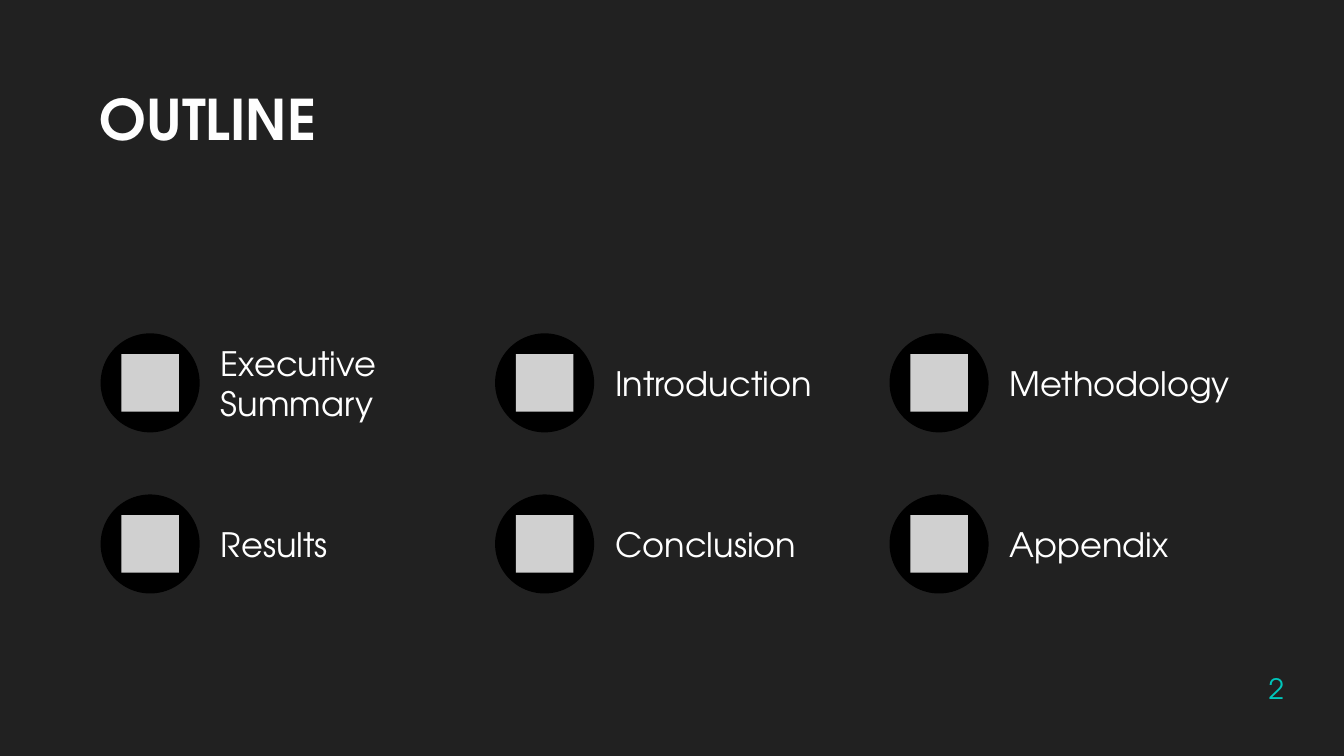
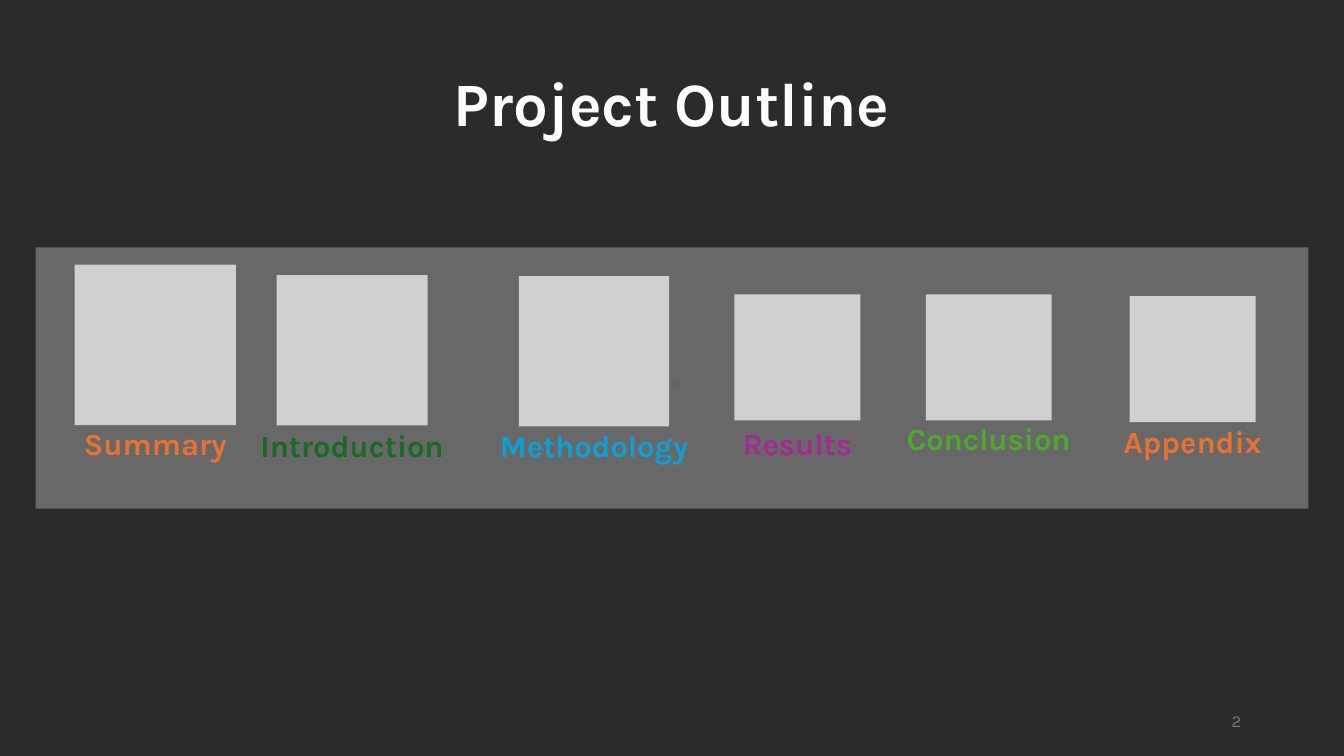
Before and after one commit to ObD-lance/data-science-capstone, a slide deck: slide 2 of LancePeterson-ds-capstone-slides.pptx. Drawn at 1344x756 pixels with LibreOffice and Linux fonts; fonts in the diff are those of the drawing; grey boxes stand for pictures; background and template pictures are left out; a plain dark background stands for a picture behind light text. Boxes give left, top, right and bottom in pixels: in the first picture for what was removed or moved away, otherwise in the second. Text is boxed around its words. In the diff, an @@ line names an element or a change of style, - is before the commit and + after.

```diff
--- a/LancePeterson-ds-capstone-slides.pptx
+++ b/LancePeterson-ds-capstone-slides.pptx
@@ background #212121 to picture (left out) @@
@@ title "Project Outline" at (x1=454, y1=82, x2=889, y2=141): vertical alignment bottom to middle @@
@@ title at (x1=454, y1=82, x2=889, y2=141): text changed; size 40 to 44 pt; font TeX Gyre Adventor to Karla; text colour #FEFEFE to #FFFFFF @@
-OUTLINE
+Project Outline
@@ group added at (x1=35, y1=247, x2=1309, y2=508): 6 pictures, 1 rectangle, 1 free @@
+Summary
@@ free "Introduction" resized from (x1=615, y1=371, x2=811, y2=397) to (x1=223, y1=426, x2=481, y2=469) @@
@@ free "Introduction" at (x1=223, y1=426, x2=481, y2=469): size 24 to 22 pt, font TeX Gyre Adventor to Karla, text colour #FFFFFF to #196B24, bold on; alignment left to centre; vertical alignment middle to top @@
@@ free "Methodology" resized from (x1=1010, y1=371, x2=1230, y2=404) to (x1=469, y1=426, x2=720, y2=469) @@
@@ free "Methodology" at (x1=469, y1=426, x2=720, y2=469): size 24 to 22 pt, font TeX Gyre Adventor to Karla, text colour #FFFFFF to #0F9ED5, bold on; alignment left to centre; vertical alignment middle to top @@
@@ free "Results" resized from (x1=221, y1=532, x2=328, y2=558) to (x1=714, y1=424, x2=881, y2=467) @@
@@ free "Results" at (x1=714, y1=424, x2=881, y2=467): size 24 to 22 pt, font TeX Gyre Adventor to Karla, text colour #FFFFFF to #A02B93, bold on; alignment left to centre; vertical alignment middle to top @@
@@ free "Conclusion" resized from (x1=615, y1=531, x2=796, y2=558) to (x1=926, y1=420, x2=1052, y2=460) @@
@@ free "Conclusion" at (x1=926, y1=420, x2=1052, y2=460): size 24 to 22 pt, font TeX Gyre Adventor to Karla, text colour #FFFFFF to #4EA72E, bold on; alignment left to centre; vertical alignment middle to top @@
@@ free "Appendix" resized from (x1=1010, y1=532, x2=1169, y2=564) to (x1=1117, y1=422, x2=1268, y2=465) @@
@@ free "Appendix" at (x1=1117, y1=422, x2=1268, y2=465): size 24 to 22 pt, font TeX Gyre Adventor to Karla, text colour #FFFFFF to #E97132, bold on; alignment left to centre; vertical alignment middle to top @@
@@ group removed at (x1=101, y1=334, x2=989, y2=594): 6 ellipses, 6 pictures, 1 text @@
-Executive Summary
@@ page number moved from (x1=1269, y1=678, x2=1285, y2=699) to (x1=1232, y1=716, x2=1242, y2=727) @@
@@ page number at (x1=1232, y1=716, x2=1242, y2=727): size 20 to 12 pt, font TeX Gyre Adventor to Karla, text colour #00C6BB to #797979; less space between paragraphs; vertical alignment bottom to middle @@
```
Also in this commit, not shown: 37 other slides changed, 8 slides added, 3 slides removed, 3 other files.
